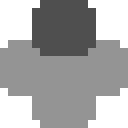
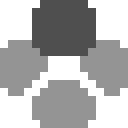
Layers edited between the first and the second 128px x 128px image:
painted on "Layer 1 copy" over [24,56,64,96]
painted on "Layer 1 copy 3" over [64,56,104,96]
painted on "Layer 1 copy 2" over [32,72,96,96]
